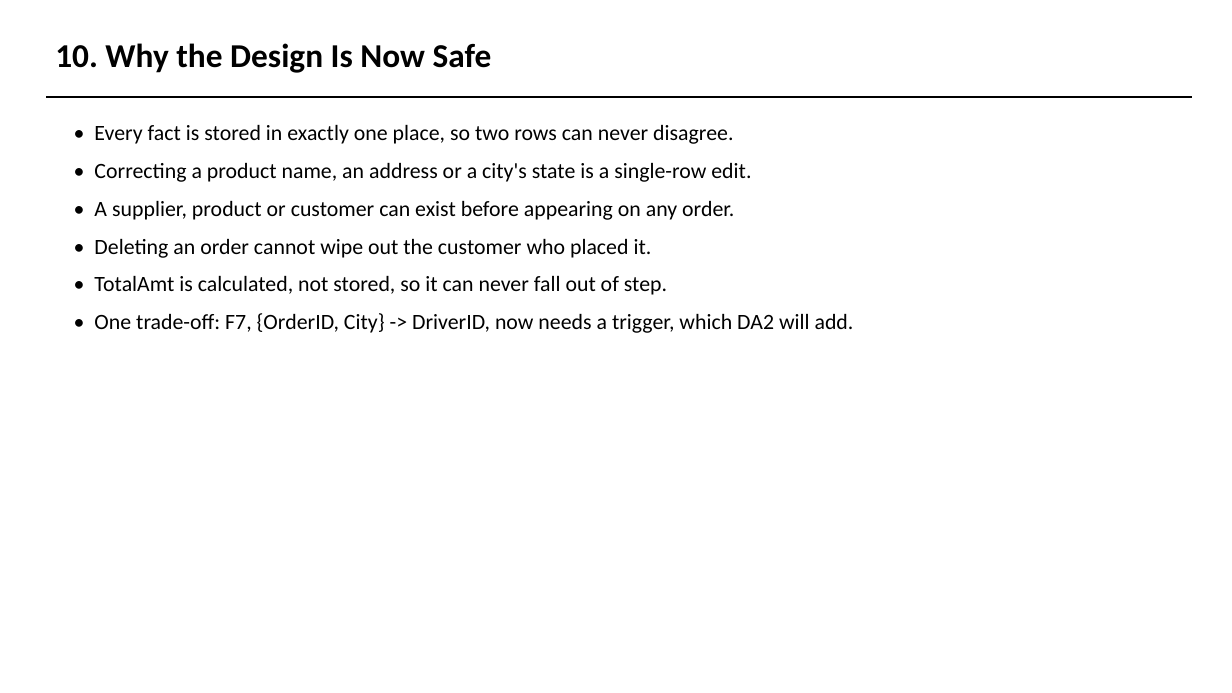
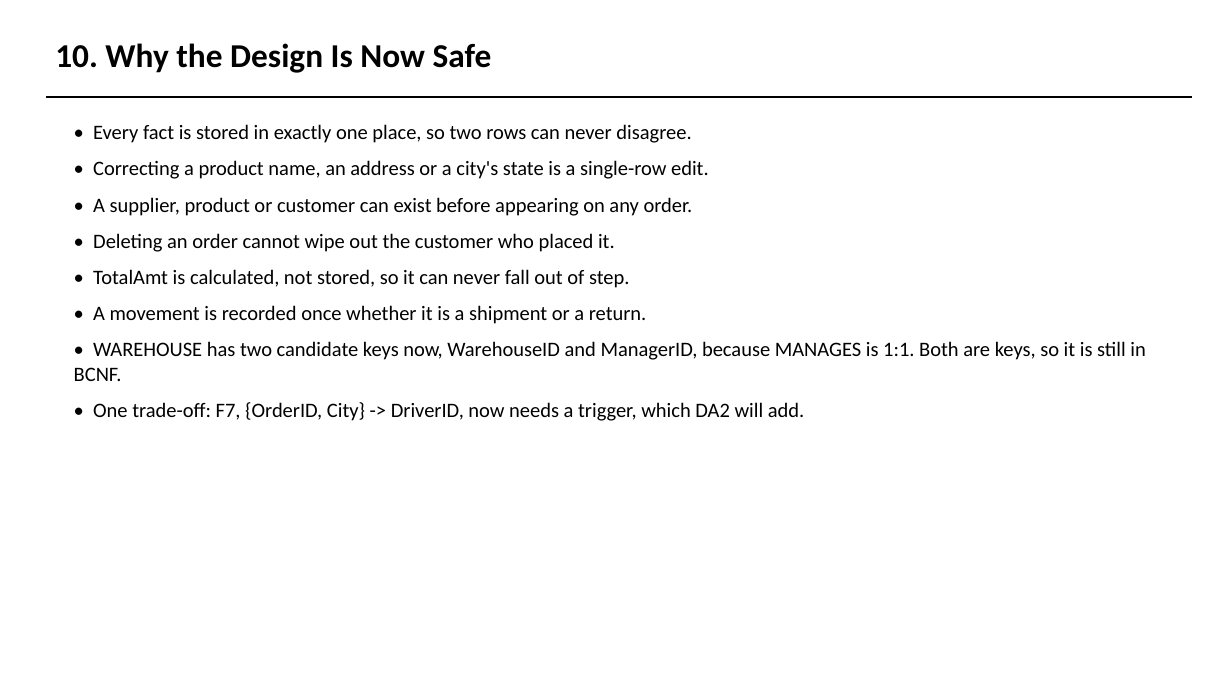
Before and after one commit to AviDhandhania/warehouse-supply-chain-dbms, a slide deck: slide 34 of presentation/DA1_Presentation.pptx (slide 31 before the commit). Drawn at 1232x693 pixels with LibreOffice and Linux fonts; fonts in the diff are those of the drawing. Boxes give left, top, right and bottom in pixels: in the first picture for what was removed or moved away, otherwise in the second. Text is boxed around its words. In the diff, an @@ line names an element or a change of style, - is before the commit and + after.

Commit message:
DA1: add generalization, aggregation and a 1:1 relationship
MANAGES joins EMPLOYEE and WAREHOUSE one to one, which is what WAREHOUSE
already needed to justify ManagerID. The column now carries a UNIQUE
constraint, so WAREHOUSE has a second candidate key and is still in BCNF.

Generalization lifts SHIPMENT and GOODS_RETURN into GOODS_MOVEMENT. Both
subclasses are in the ER model as separate entities with their own links to
ORDERS and WAREHOUSE, and the EER model lifts the shared columns and both
links into the superclass, collapsing ShipmentID and ReturnID into
MovementID. Built upwards from what existed, which is the only thing that
distinguishes it from the specialization already in the model.

Aggregation boxes SUPPLIER, SUPPLIES and PRODUCT and hangs INSPECTION off the
box. The ER model gives INSPECTION two separate links, one per participant,
so the figure shows why the aggregation is needed. It maps to a two-column
foreign key into SUPPLIES, so an inspection cannot name a pair that is not
supplied. Drawn as its own figure, since the box would have covered half of
the EER model.

Final schema goes from 17 tables to 20 with INSPECTION, GOODS_MOVEMENT and
GOODS_RETURN. Eight come out of the normalization and twelve straight from
the mapping.

The normalization chain is untouched: sample_data, the five norm figures and
decomp_tree are byte for byte what they were, because the lineage runs
through the other eight tables. Every count in the report, the deck and the
README follows the new totals.

```diff
--- a/presentation/DA1_Presentation.pptx
+++ b/presentation/DA1_Presentation.pptx
@@ text at [93,124,804,421]: size 17 to 16 pt in "• Every fact is stored in exactly ...", "• Correcting a product name, an address ...", "• A supplier, product or customer can ...", "• Deleting an order cannot wipe out ..." and 2 more places @@
@@ text at [74,305,1145,381]: paragraphs added @@
+• A movement is recorded once whether it is a shipment or a return.
+• WAREHOUSE has two candidate keys now, WarehouseID and ManagerID, because MANAGES is 1:1. Both are keys, so it is still in BCNF.
```
Also in this commit, not shown: 12 other slides changed, 3 slides added, 8 other files.
